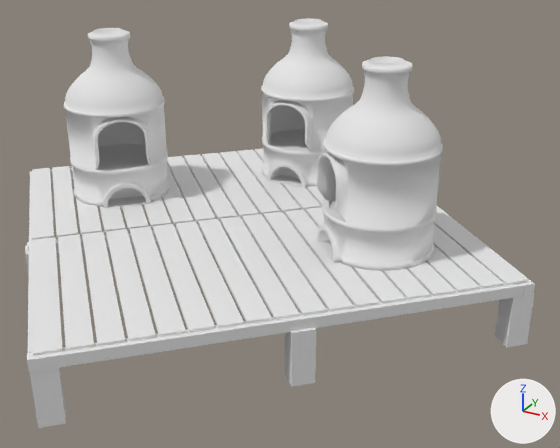
Before and after pictures for a commit that changed the OBJ model client/assets/mesh/foundry.obj.
The view is the same before and after, from a 50 mm camera at (7.71, -12.3, 7.38) aimed at (0.99, -0.08, 1.27). The axes (+X, +Y, +Z) are drawn at lower right. The lights are the same throughout. Where no turn or scale is listed for an object, it has been applied to the vertices. Vertices at the same position are counted once.

In view in the first picture: 'Cube.019_Cube.025', 'Cylinder.001_Cylinder.000'.
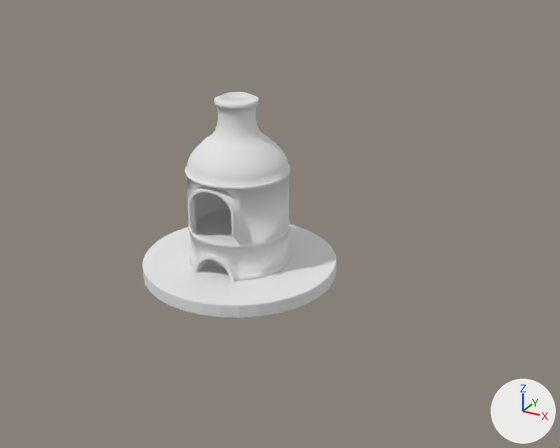
Pixel boxes [x1, y1, x2, y2] of what changed, in the pictures (560 x 448 px; the box of a moved part takes in the faces that stretch with it):
'Cube.019_Cube.025', deleted
    before: [25, 149, 535, 428]
'Cylinder.001_Cylinder.000', reshaped (72% narrower, 25% shorter)
    before: [64, 18, 443, 271]
    after: [185, 92, 290, 282]
'Shrine_LP.002', added
    after: [142, 225, 337, 318]
part 1 of me_cylinder_001_cylinder_000, moved or reshaped
    before: [261, 18, 354, 188]
    after: [185, 92, 290, 282]
part 2 of me_cylinder_001_cylinder_000, deleted
    before: [317, 56, 443, 271]
part 3 of me_cylinder_001_cylinder_000, deleted
    before: [64, 28, 170, 208]

The edits, one by one:
me_cylinder_001_cylinder_000 has 3456 vertices, 6912 faces and spans x -4.05..4.05, y -1.09..4.04, z 1.24..4.67.
me_cylinder_001_cylinder_000 is used by ob_cylinder_001_cylinder_000; location (0.0, 0.0, 0.0).
me_cylinder_001_cylinder_000 part 1: the loose piece of 1152 vertices spanning x -1.05..1.05, y 1.96..4.04, z 1.24..4.67 is moved by (0.0, -3.0, -0.97).
me_cylinder_001_cylinder_000 part 2: the loose piece of 1152 vertices spanning x 1.91..4.05, y -1.09..1.05, z 1.24..4.67 is deleted.
me_cylinder_001_cylinder_000 part 3: the loose piece of 1152 vertices spanning x -4.05..-1.91, y -1.09..1.05, z 1.24..4.67 is deleted.
Mesh me_shrine_lp_002 is new.
It has 316 vertices, 595 faces and spans x -2.0..2.0, y -2.0..1.99, z -0.01..0.28.
It uses material mat_material_001 (white #e7e7e7).
Object 'Cube.019_Cube.025' (ob_cube_019_cube_025) is deleted.
Object 'Shrine_LP.002' (ob_shrine_lp_002) is new; it shows me_shrine_lp_002.
Its location is (0.0, 0.0, 0.0).
